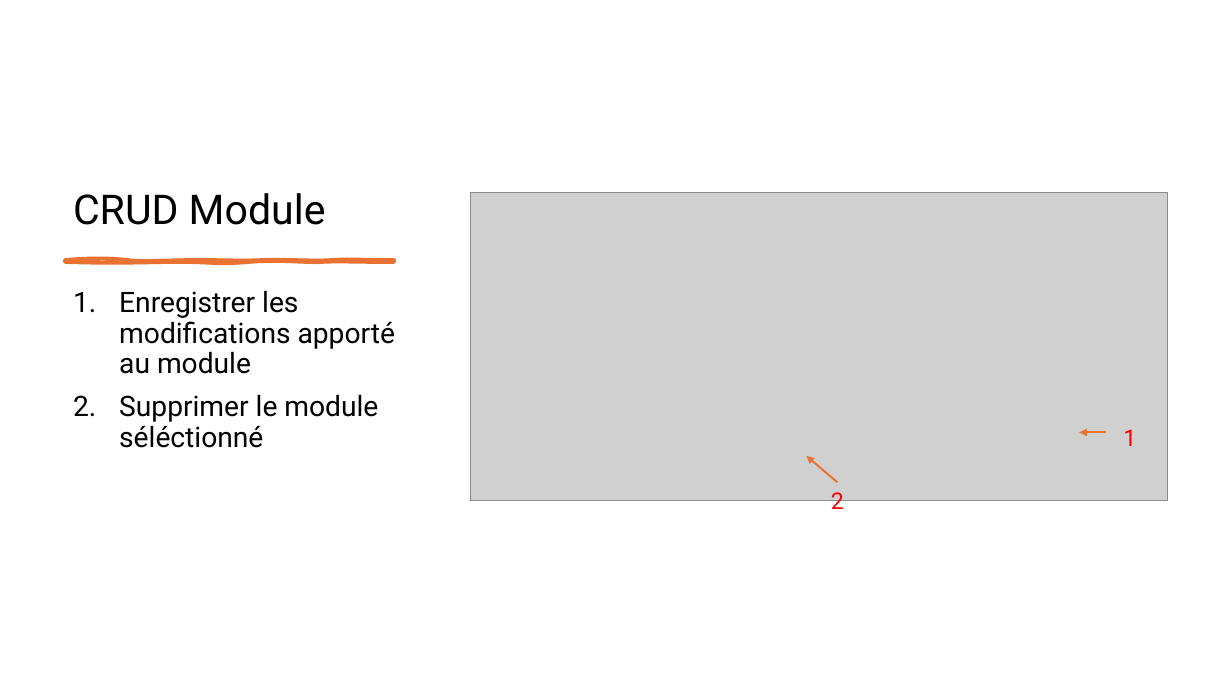
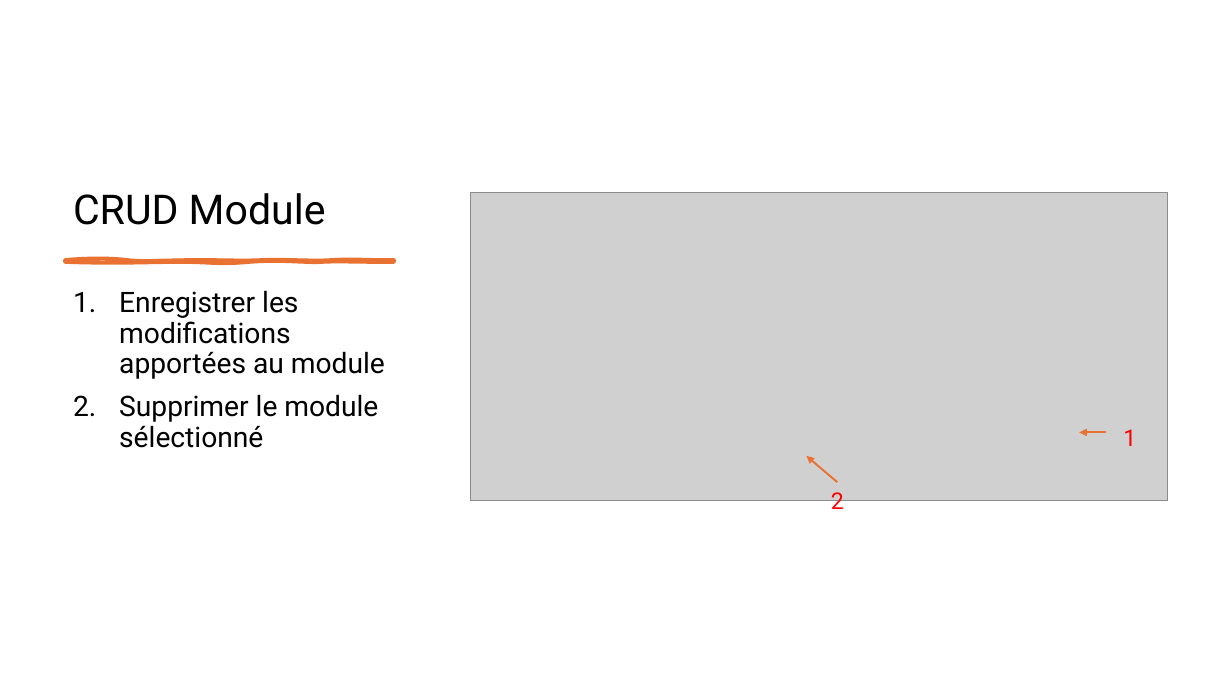
Before and after one commit to maiiro0/EnseignementSuperieur, a slide deck: slide 16 of ressources/Guide Utilisateur.pptx. Drawn at 1232x693 pixels with LibreOffice and Linux fonts; fonts in the diff are those of the drawing; grey boxes stand for pictures. Boxes give left, top, right and bottom in pixels: in the first picture for what was removed or moved away, otherwise in the second. Text is boxed around its words. In the diff, an @@ line names an element or a change of style, - is before the commit and + after.

```diff
--- a/ressources/Guide Utilisateur.pptx
+++ b/ressources/Guide Utilisateur.pptx
@@ text at [119, 290, 385, 448]: text changed @@
-1. Enregistrer les modifications apporté au module
-2. Supprimer le module séléctionné
+1. Enregistrer les modifications apportées au module
+2. Supprimer le module sélectionné
```
Also in this commit, not shown: 6 other slides changed, 1 other file.
